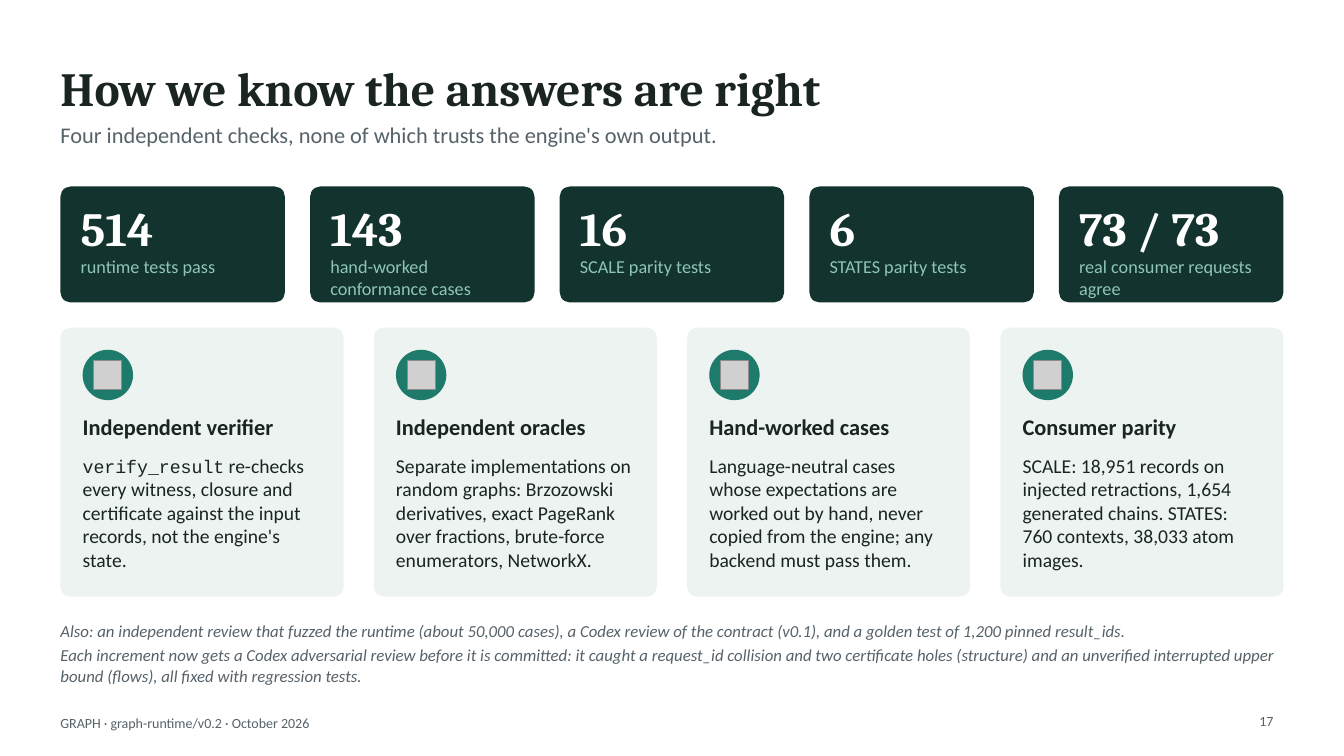
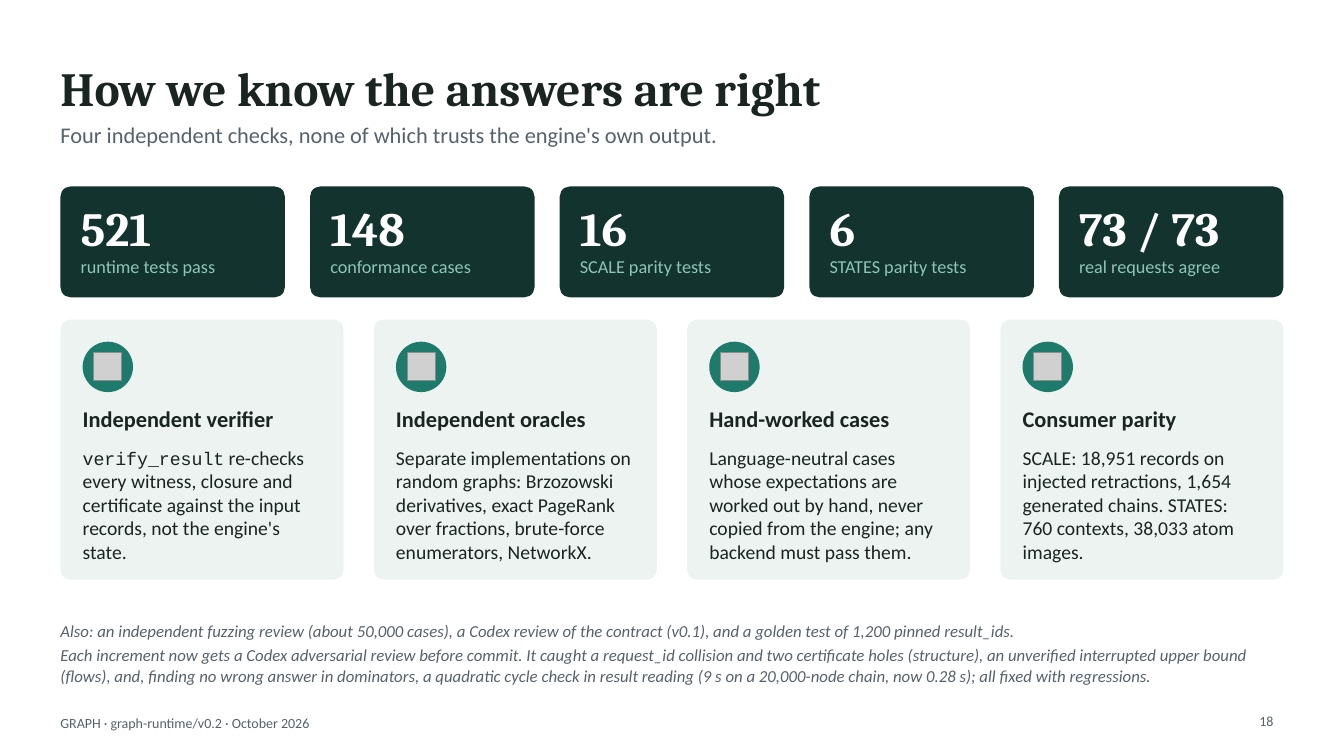
Before and after one commit to hlxin/graph, a slide deck: slide 18 of docs/GRAPH_slides.pptx (slide 17 before the commit). Drawn at 1344x756 pixels with LibreOffice and Linux fonts; fonts in the diff are those of the drawing; grey boxes stand for pictures. Boxes give left, top, right and bottom in pixels: in the first picture for what was removed or moved away, otherwise in the second. Text is boxed around its words. In the diff, an @@ line names an element or a change of style, - is before the commit and + after.

```diff
--- a/docs/GRAPH_slides.pptx
+++ b/docs/GRAPH_slides.pptx
@@ rounded rectangle: place and size @@
-rounded rectangle at bbox=[60, 187, 285, 302]
+rounded rectangle at bbox=[60, 187, 285, 297]
@@ rounded rectangle: place and size @@
-rounded rectangle at bbox=[311, 187, 535, 302]
+rounded rectangle at bbox=[311, 187, 535, 297]
@@ rounded rectangle: place and size @@
-rounded rectangle at bbox=[560, 187, 784, 302]
+rounded rectangle at bbox=[560, 187, 784, 297]
@@ rounded rectangle: place and size @@
-rounded rectangle at bbox=[810, 187, 1034, 302]
+rounded rectangle at bbox=[810, 187, 1034, 297]
@@ rounded rectangle: place and size @@
-rounded rectangle at bbox=[1060, 187, 1285, 302]
+rounded rectangle at bbox=[1060, 187, 1285, 297]
@@ text at bbox=[81, 213, 152, 247]: text changed @@
-514
+521
@@ text at bbox=[330, 213, 470, 273]: text changed @@
-143
-hand-worked conformance cases
+148
+conformance cases
@@ text at bbox=[1079, 260, 1220, 276]: text changed @@
-real consumer requests agree
+real requests agree
@@ rounded rectangle: place and size @@
-rounded rectangle at bbox=[60, 328, 344, 597]
+rounded rectangle at bbox=[60, 320, 344, 580]
@@ rounded rectangle: place and size @@
-rounded rectangle at bbox=[374, 328, 657, 597]
+rounded rectangle at bbox=[374, 320, 657, 580]
@@ rounded rectangle: place and size @@
-rounded rectangle at bbox=[688, 328, 971, 597]
+rounded rectangle at bbox=[688, 320, 971, 580]
@@ proportions changed in 9 elements at bbox=[60, 187, 285, 297], bbox=[311, 187, 535, 297], bbox=[560, 187, 784, 297], bbox=[810, 187, 1034, 297], bbox=[1060, 187, 1285, 297], bbox=[60, 320, 344, 580], bbox=[374, 320, 657, 580], bbox=[688, 320, 971, 580], bbox=[1000, 320, 1284, 580] @@
@@ rounded rectangle: place and size @@
-rounded rectangle at bbox=[1000, 328, 1284, 597]
+rounded rectangle at bbox=[1000, 320, 1284, 580]
@@ 4 pictures, 4 texts, 4 ellipses: place and size @@
-4 pictures, 4 texts, 4 ellipses at bbox=[83, 350, 1177, 439]
+4 pictures, 4 texts, 4 ellipses at bbox=[83, 342, 1177, 431]
@@ text "verify_result re-checks every witness, closure ...": place and size @@
-text "verify_result re-checks every witness, closure ..." at bbox=[83, 459, 304, 567]
+text "verify_result re-checks every witness, closure ..." at bbox=[83, 451, 304, 559]
@@ text "Separate implementations on random graphs: ...": place and size @@
-text "Separate implementations on random graphs: ..." at bbox=[396, 459, 631, 569]
+text "Separate implementations on random graphs: ..." at bbox=[396, 451, 631, 561]
@@ text "Language-neutral cases whose expectations are ...": place and size @@
-text "Language-neutral cases whose expectations are ..." at bbox=[709, 459, 933, 570]
+text "Language-neutral cases whose expectations are ..." at bbox=[709, 451, 933, 562]
@@ text "SCALE: 18,951 records on injected ...": place and size @@
-text "SCALE: 18,951 records on injected ..." at bbox=[1023, 459, 1234, 571]
+text "SCALE: 18,951 records on injected ..." at bbox=[1023, 451, 1234, 563]
@@ text at bbox=[60, 625, 1246, 685]: text changed @@
-Also: an independent review that fuzzed the runtime (about 50,000 cases), a Codex review of the contract (v0.1), and a golden test of 1,200 pinned result_ids.
-Each increment now gets a Codex adversarial review before it is committed: it caught a request_id collision and two certificate holes (structure) and an unverified interrupted upper bound (flows), all fixed with regression tests.
+Also: an independent fuzzing review (about 50,000 cases), a Codex review of the contract (v0.1), and a golden test of 1,200 pinned result_ids.
+Each increment now gets a Codex adversarial review before commit. It caught a request_id collision and two certificate holes (structure), an unverified interrupted upper bound (flows), and, finding no wrong answer in dominators, a quadratic cycle check in result reading (9 s on a 20,000-node chain, now 0.28 s); all fixed with regressions.
@@ page number at bbox=[1259, 716, 1273, 726]: text changed @@
-17
+18
```
Also in this commit, not shown: 7 other slides changed, 1 slide added, 3 other files.
